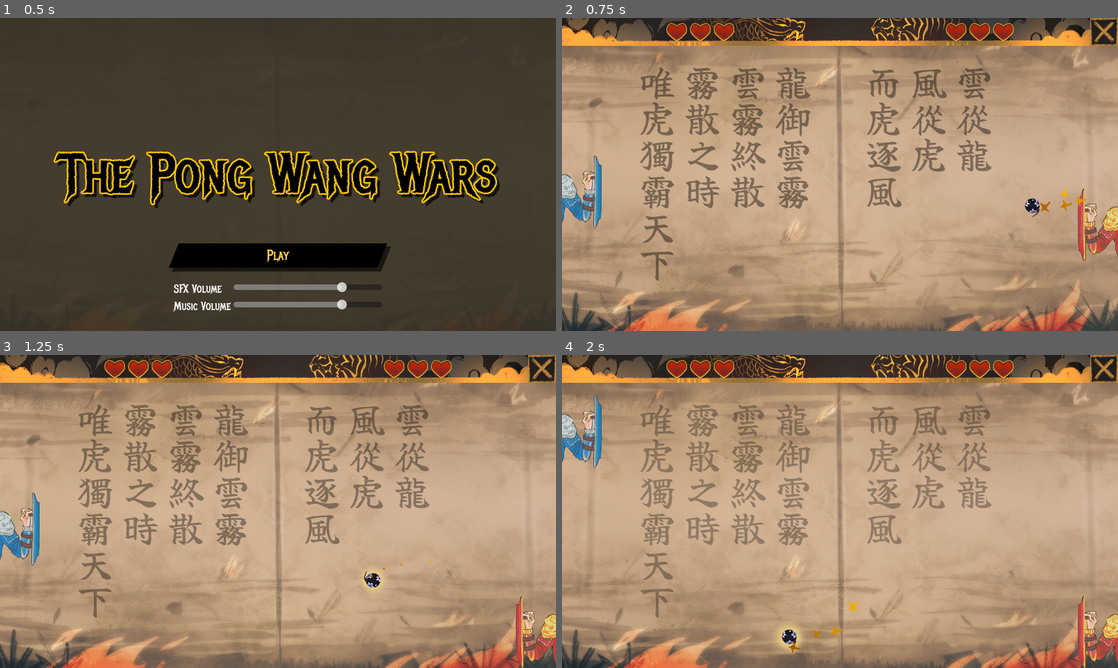
Above: before the commit, frames 1-4 (two rows, left to right).
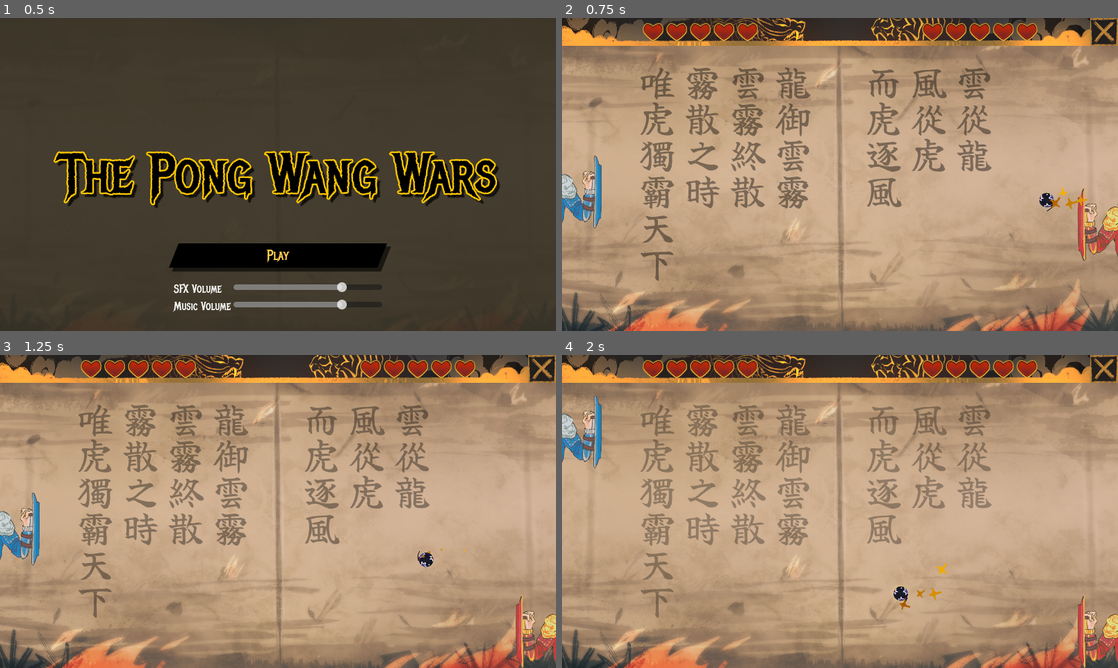
Above: after the commit, the same moments.

Repository: parrotwise/gmtk26-pong
Game: Godot game, scene res://Menu/main_menu.tscn
Same seed, same stepped clock (60 frames per second), same inputs: the game is played once before the commit and once after it. Sound files missing from this copy of the repository are replaced by a short silence.
Inputs:
- Up to frame 1 (0.5 s): no input
- Up to frame 2 (0.75 s): click "Play" at 0.5 s
- Up to frame 3 (1.25 s): no input
- Up to frame 4 (2 s): hold Up (ui_up) from 1.28 s (still down)

Frame 1 is identical in both runs. In frame 2, 1.0% of the frame differs, in the area x 14-95%, y 1-64%; in frame 3, 0.9%; in frame 4, 1.3%, in the area x 14-86%, y 1-96%.

Commit message:
feature: changed both sides to 3 health to 5 health
also changed the $Collider to just the collider variable

Diff:
--- a/Scenes/GameUI/hud.gd
+++ b/Scenes/GameUI/hud.gd
@@ -16,11 +16,6 @@
 func _ready() -> void:
 	# Register
 	GameManager.hud = self
-
-	# Parrot: The GameScene listens for scores,
-	# tells the losing side to take damage, then
-	# they do so and tell the HUD to update
-	# Agecaf: The Menu scene listens to the quit button
 
 # Reset the HUD
 func reset():
--- a/Scenes/GameUI/hud.tscn
+++ b/Scenes/GameUI/hud.tscn
@@ -58,6 +58,18 @@
 texture = ExtResource("2_eccdw")
 expand_mode = 1
 
+[node name="Heart4" type="TextureRect" parent="HBoxContainer/CenterContainer/LeftHearts" unique_id=1694643222]
+custom_minimum_size = Vector2(30, 30)
+layout_mode = 2
+texture = ExtResource("2_eccdw")
+expand_mode = 1
+
+[node name="Heart5" type="TextureRect" parent="HBoxContainer/CenterContainer/LeftHearts" unique_id=1825395791]
+custom_minimum_size = Vector2(30, 30)
+layout_mode = 2
+texture = ExtResource("2_eccdw")
+expand_mode = 1
+
 [node name="CenterContainer2" type="CenterContainer" parent="HBoxContainer" unique_id=491996571]
 layout_mode = 2
 size_flags_horizontal = 3
@@ -84,6 +96,18 @@
 texture = ExtResource("2_eccdw")
 expand_mode = 1
 
+[node name="Heart4" type="TextureRect" parent="HBoxContainer/CenterContainer2/RightHearts" unique_id=1020916421]
+custom_minimum_size = Vector2(30, 30)
+layout_mode = 2
+texture = ExtResource("2_eccdw")
+expand_mode = 1
+
+[node name="Heart5" type="TextureRect" parent="HBoxContainer/CenterContainer2/RightHearts" unique_id=1071750281]
+custom_minimum_size = Vector2(30, 30)
+layout_mode = 2
+texture = ExtResource("2_eccdw")
+expand_mode = 1
+
 [node name="QuitButton" type="TextureButton" parent="." unique_id=811932129]
 unique_name_in_owner = true
 custom_minimum_size = Vector2(40, 40)
--- a/Scripts/opponent.gd
+++ b/Scripts/opponent.gd
@@ -14,9 +14,9 @@
 var collider: CollisionShape2D:
 	get: return $Collider
 var top_limit: float:
-	get: return GameManager.hud.bar.size.y + $Collider.shape.height / 2
+	get: return GameManager.hud.bar.size.y + collider.shape.height / 2
 var bottom_limit: float:
-	get: return get_viewport_rect().size.y - ($Collider.shape.height / 2)
+	get: return get_viewport_rect().size.y - (collider.shape.height / 2)
 
 @export var speed: float = 250
 @export var reaction_time: float = .25
@@ -56,10 +56,10 @@
 		if ball_facing_right:
 			reaction_cooldown = reaction_time
 
-			if GameManager.ball.position.y > (position.y + $Collider.shape.height / 2):
+			if GameManager.ball.position.y > (position.y + collider.shape.height / 2):
 				direction = Direction.DOWN
-			elif GameManager.ball.position.y < (position.y - $Collider.shape.height / 2):
-				direction = Direction.UP < (position.y + $Collider.shape.height / 2)
+			elif GameManager.ball.position.y < (position.y - collider.shape.height / 2):
+				direction = Direction.UP < (position.y + collider.shape.height / 2)
 			else:
 				direction = Direction.NONE
 
@@ -73,7 +73,7 @@
 		no_health.emit()
 
 func reset():
-	health = 3
+	health = 5
 	direction = Direction.DOWN
 	velocity = 0
 	reaction_cooldown = 0
--- a/Scripts/player.gd
+++ b/Scripts/player.gd
@@ -9,9 +9,9 @@
 var collider: CollisionShape2D:
 	get: return $Collider
 var top_limit: float:
-	get: return GameManager.hud.bar.size.y + $Collider.shape.height / 2
+	get: return GameManager.hud.bar.size.y + collider.shape.height / 2
 var bottom_limit: float:
-	get: return get_viewport_rect().size.y - ($Collider.shape.height / 2)
+	get: return get_viewport_rect().size.y - (collider.shape.height / 2)
 
 var health: int
 
@@ -39,4 +39,4 @@
 		no_health.emit()
 
 func reset() -> void:
-	health = 3
+	health = 5
